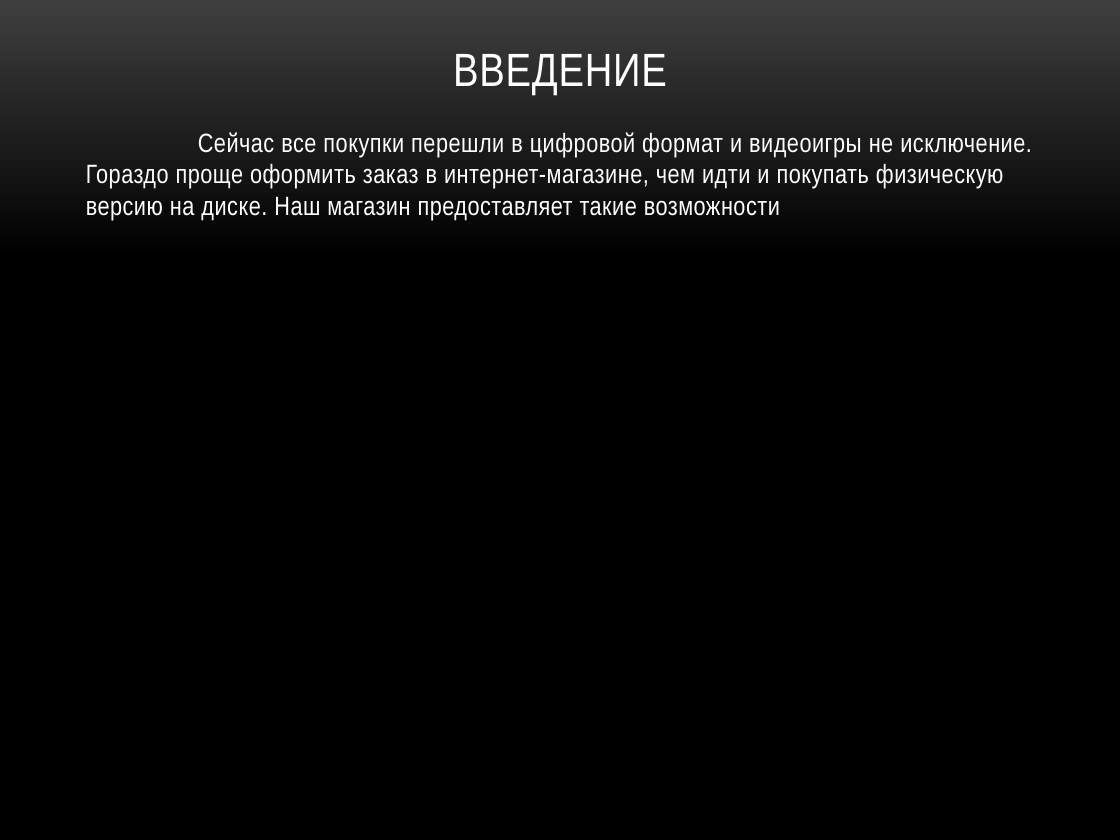
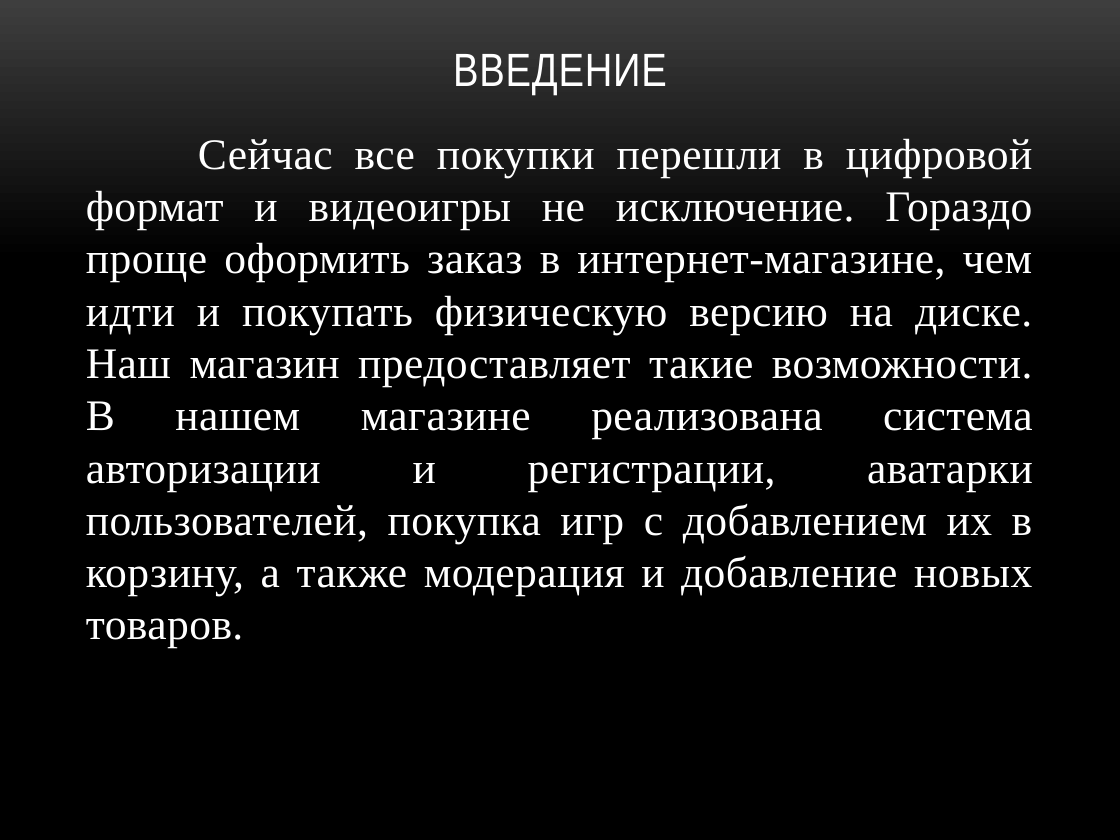
Before and after one commit to Lidne/flask_project, a slide deck: slide 2 of presentation.pptx. Drawn at 1120x840 pixels with LibreOffice and Linux fonts; fonts in the diff are those of the drawing; background and template pictures are left out. Boxes give left, top, right and bottom in pixels: in the first picture for what was removed or moved away, otherwise in the second. Text is boxed around its words. In the diff, an @@ line names an element or a change of style, - is before the commit and + after.

```diff
--- a/presentation.pptx
+++ b/presentation.pptx
@@ text at (86,138,1033,648): text changed; size 17 to 28 pt; font Arial Narrow to Times New Roman @@
-Сейчас все покупки перешли в цифровой формат и видеоигры не исключение. Гораздо проще оформить заказ в интернет-магазине, чем идти и покупать физическую версию на диске. Наш магазин предоставляет такие возможности
+Сейчас все покупки перешли в цифровой формат и видеоигры не исключение. Гораздо проще оформить заказ в интернет-магазине, чем идти и покупать физическую версию на диске. Наш магазин предоставляет такие возможности. В нашем магазине реализована система авторизации и регистрации, аватарки пользователей, покупка игр с добавлением их в корзину, а также модерация и добавление новых товаров.
```
Also in this commit, not shown: 3 slides added, 6 other files.
